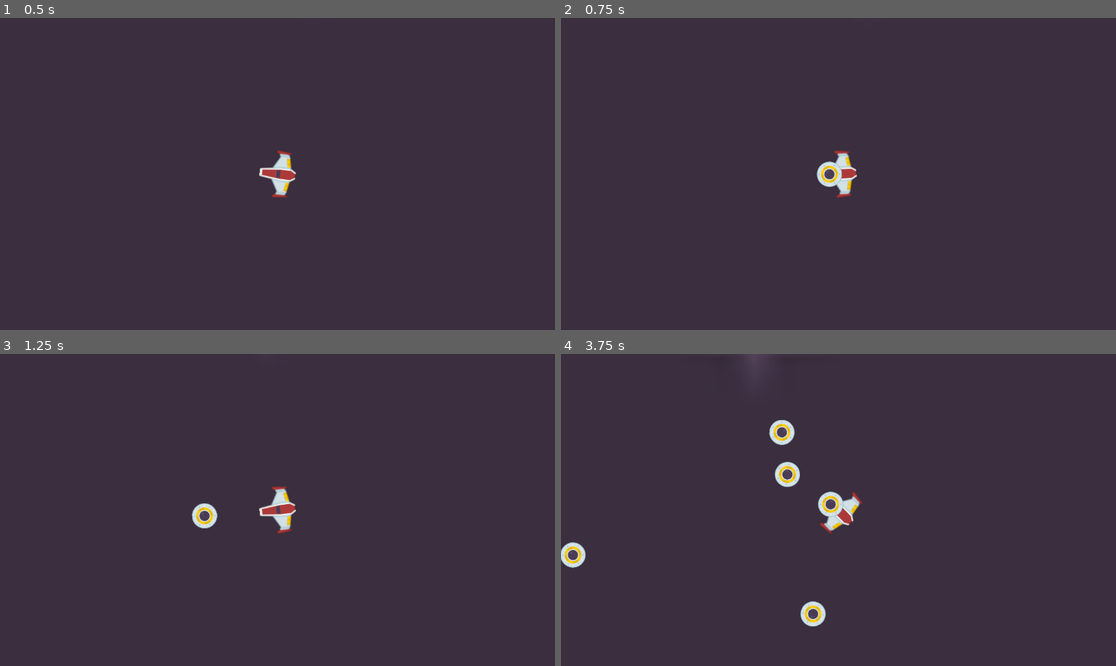
Above: before the commit, frames 1-4 (two rows, left to right).
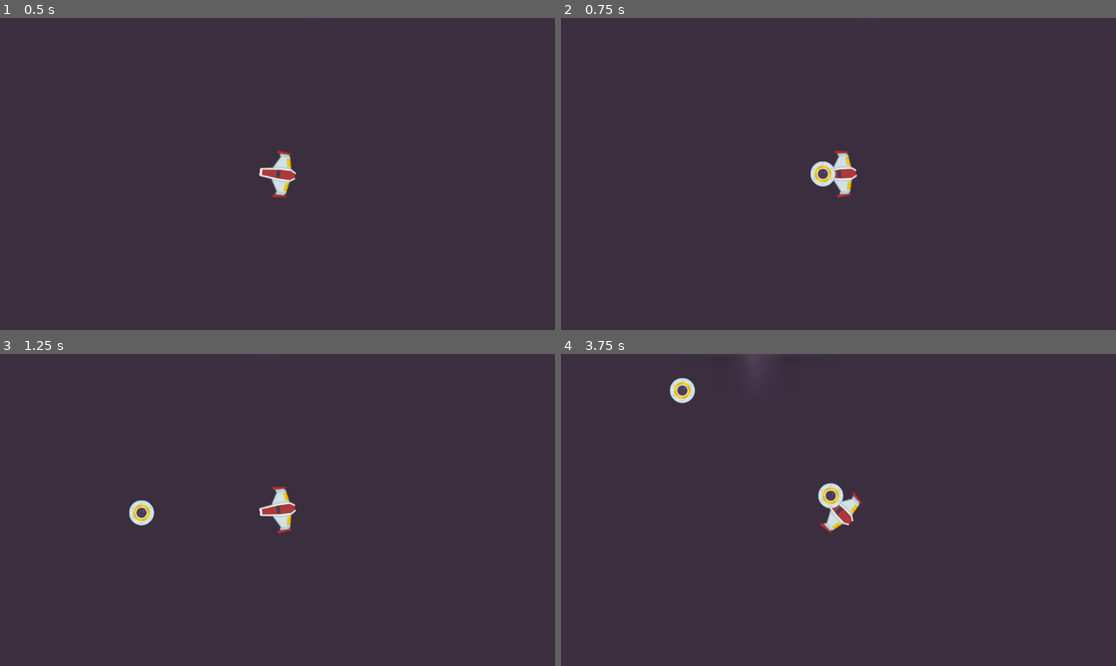
Above: after the commit, the same moments.

Repository: game-dev-besties/chicken-game
Game: Godot game, scene res://scenes/game.tscn
Two runs of this game, one before a commit and one after it. Both use one fixed random seed, a clock stepped at 60 frames per second and the inputs below.
Inputs (mouse positions are in pixels of both pictures, inside the frame that each line leads up to):
- Up to frame 1 (0.5 s): no input
- Up to frame 2 (0.75 s): move the mouse to (960, 158) at 0.52 s; click (960, 158) at 0.6 s
- Up to frame 3 (1.25 s): no input
- Up to frame 4 (3.75 s): move the mouse to (727, 525) at 1.27 s; click (727, 525) at 1.35 s; move the mouse to (894, 441) at 2.02 s; click (894, 441) at 2.1 s; move the mouse to (810, 572) at 2.77 s; click (810, 572) at 2.85 s; move the mouse to (1005, 556) at 3.52 s; click (1005, 556) at 3.6 s

Frame 1 is identical in both runs. In frame 2, 0.3% of the frame differs, in the area x 44-51%, y 45-55%; in frame 3, 0.5%; in frame 4, 1.7%, in the area x 0-51%, y 7-88%.

Commit message:
added chicken momentum to eggs

Diff:
--- a/scripts/Egg.gd
+++ b/scripts/Egg.gd
@@ -1,7 +1,6 @@
 extends CharacterBody2D
 
-@export var SPEED = 100
-@onready var chicken = load("res://scenes/chicken.tscn").instantiate()
+@export var SPEED = 500
 
 var dir : float
 var spawnPos : Vector2
@@ -9,8 +8,11 @@
 
 func _ready():
 	global_position = spawnPos
-	global_rotation = spawnRot
 
 func _physics_process(delta):
-	velocity = Vector2(0, -SPEED).rotated(dir)
+	var chicken = get_tree().get_root().get_node("game").get_node("Chicken")
+	var chicken_velocity = chicken.velocity
+
+	var direction_vector = -1 * Vector2(cos(dir), sin(dir))
+	velocity = chicken_velocity + direction_vector * SPEED
 	move_and_slide()
--- a/scripts/chicken.gd
+++ b/scripts/chicken.gd
@@ -5,6 +5,7 @@
 #chicken
 const SPEED = 10000.0
 #egg
+const egg_speed = 100
 var charging = false
 var charge_time = 0.0
 var max_charge_time = 2.0 # Time in seconds to fully charge
@@ -22,20 +23,21 @@
 		print("hello mommy")
 		charging = false
 		shoot_projectile()
+
 func _process(delta):
 	if charging:
 		charge_time += delta
 		charge_time = clamp(charge_time, 0, max_charge_time)
 func shoot_projectile():
 	var instance = projectile.instantiate()
-	instance.dir = rotation
+	instance.dir = rotation + PI / 2
 	instance.spawnPos = position
-	instance.spawnRot = rotation
 	var charge_ratio = charge_time / max_charge_time
 	print("Power: ",charge_ratio)
 	instance.scale = Vector2(1 + charge_ratio, 1 + charge_ratio)
 	main.add_child(instance)
-# Physics for chicken
+
+ #Physics for chicken
 func _physics_process(delta):
 	var dir = position.direction_to(get_global_mouse_position())
 	rotation = lerp_angle(rotation, dir.angle()-PI/2, 5 * delta)
